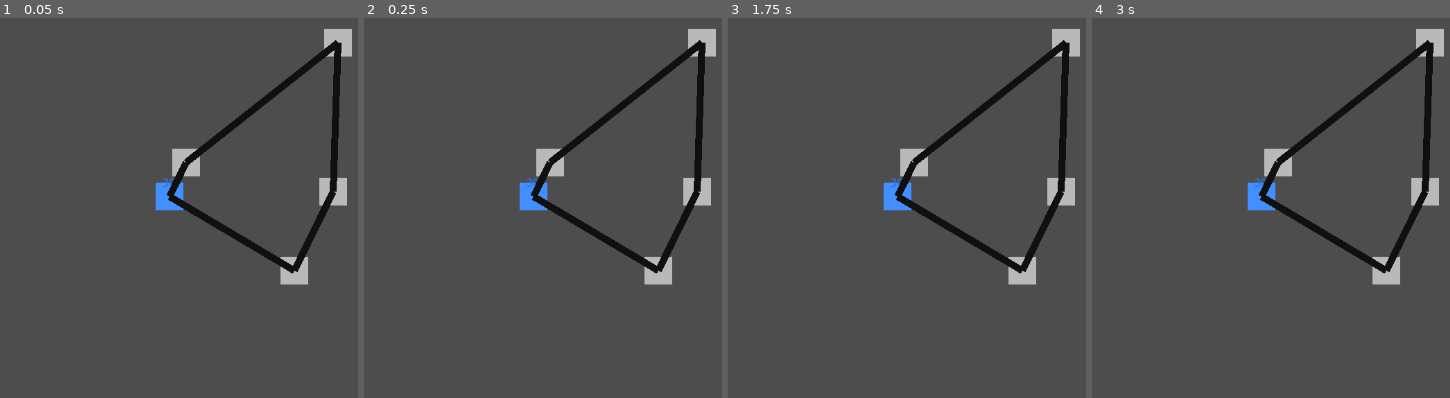
Above: before the commit, frames 1-4 (left to right).
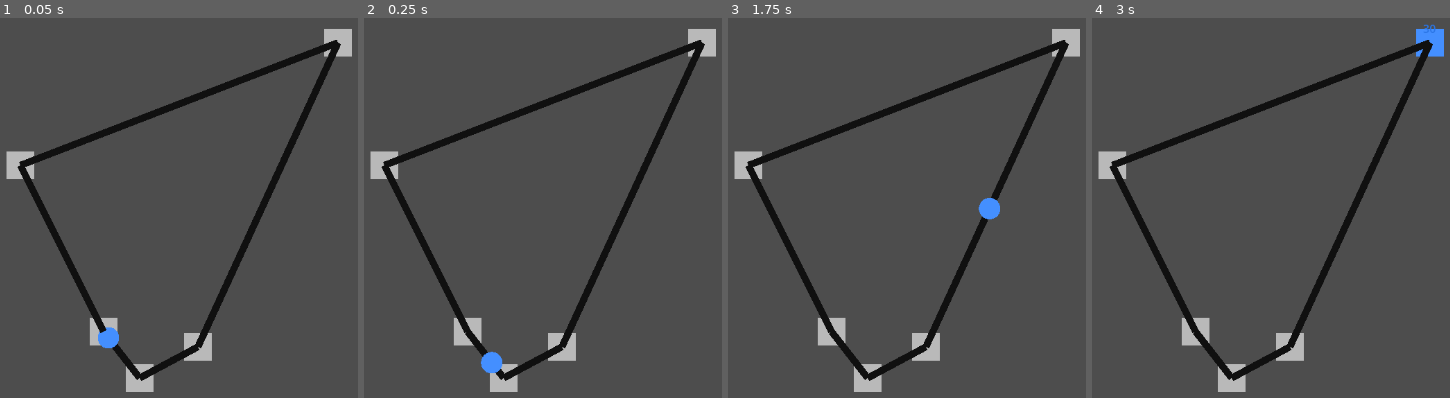
Above: after the commit, the same moments.

Repository: syshotdev/RiskyStrats
Game: Godot game, scene res://main.tscn
Same seed, same stepped clock (60 frames per second), same inputs: the game is played once before the commit and once after it.
Inputs (mouse positions are in pixels of both pictures, inside the frame that each line leads up to):
- Up to frame 1 (0.05 s): no input
- Up to frame 2 (0.25 s): no input
- Up to frame 3 (1.75 s): click (896, 196) at 0.67 s; move the mouse to (1021, 268) at 1.27 s; click (1021, 268) at 1.42 s
- Up to frame 4 (3 s): move the mouse to (1424, 192) at 2.02 s; click (1424, 192) at 2.17 s; move the mouse to (1278, 162) at 2.77 s; click (1278, 162) at 2.92 s

The runs differ from the first frame. In frame 1, 11% of the frame differs, in the area x 1-97%, y 5-99%; in frame 2, 11%; in frame 3, 11%; in frame 4, 12%, in the area x 1-99%, y 1-99%.

Commit message:
Pathfinding completed, can send payload to any node. User interactions next.

Diff:
--- a/main.gd
+++ b/main.gd
@@ -16,7 +16,7 @@
 		pass
 
 	var startNode = nodes[0]
-	var endNode = nodes[2]
+	var endNode = nodes[4]
 	sendPayload(startNode,endNode,Unit.new(GameColors.colors.BLUE, 30))
 
 
@@ -46,31 +46,48 @@
 	var toCheck : Array[GameNode] = [startNode]
 	var checked : Array[GameNode] = []
 
+	# Simple, records the node that this node took to get here. Used to reconstruct path back
+	# Key node, value nodeItCameFrom
+	var nodeParent : Dictionary = {}
+
 	while toCheck.size() > 0:
 		var lowestCostIndex = findLeastCostNode(startNode, endNode, toCheck)
+
 		var currentNode = toCheck[lowestCostIndex]
 
-		print(currentNode)
 
+		# If we've found the goal, end search
 		if(currentNode == endNode):
-			return [] # Calculate path as search has ended
+			return calculatePathBack(startNode,endNode,nodeParent) # Return the array
 
 		# Remove current node from the search
 		checked.append(currentNode)
 		toCheck.remove_at(lowestCostIndex)
 
 		for neighbor in currentNode.neigbors:
+			print(neighbor)
 			# If it's been checked or it's not our color, don't check it
 			if neighbor in checked or neighbor.currentColor != currentColor:
 				continue
 
 			toCheck.append(neighbor)
+			# Parent = currentNode, because current node neigbors is this
+			nodeParent[neighbor] = currentNode
 
-
+	# Return nothing because there was no path
 	return []
 
 
+func calculatePathBack(startNode : GameNode, endNode : GameNode, nodeParent : Dictionary) -> Array[GameNode]:
+	var currentNode := endNode
+	var route : Array[GameNode] = []
 
+	while currentNode in nodeParent:
+		route.push_front(currentNode)
+		currentNode = nodeParent[currentNode]
+
+	print(route)
+	return route
 
 
 # Returns the lowest cost node from an array
--- a/main.tscn
+++ b/main.tscn
@@ -12,15 +12,16 @@
 [node name="Nodes" type="Node2D" parent="."]
 
 [node name="Node" parent="Nodes" instance=ExtResource("1_5ulmy")]
+position = Vector2(-95, 195)
 
 [node name="Node2" parent="Nodes" instance=ExtResource("1_5ulmy")]
-position = Vector2(180, 107)
+position = Vector2(-43, 262)
 
 [node name="Node3" parent="Nodes" instance=ExtResource("1_5ulmy")]
-position = Vector2(236, -7)
+position = Vector2(41, 217)
 
 [node name="Node4" parent="Nodes" instance=ExtResource("1_5ulmy")]
-position = Vector2(24, -49)
+position = Vector2(-215, -45)
 
 [node name="Node5" parent="Nodes" instance=ExtResource("1_5ulmy")]
 position = Vector2(243, -222)
